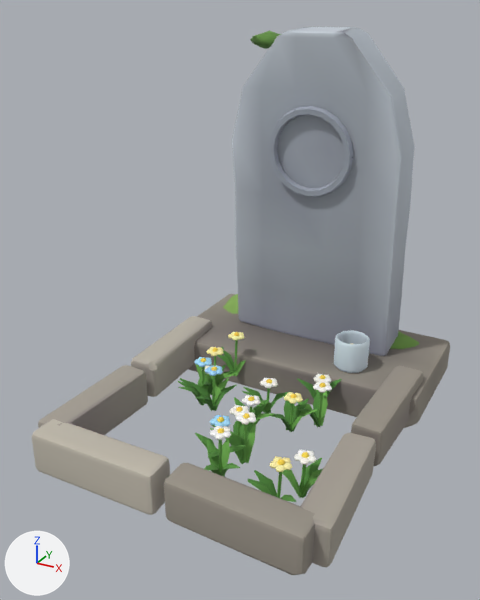
A saved change to the glTF model public/models/pr_grave.glb.
The view is the same before and after, from a 50 mm lens placed at (1.27, -3.15, 1.81), pointed at (-0.07, -0.72, 0.59). Arrows for +X, +Y and +Z are at lower left; the lights stay in place. The first picture is the older version. Vertices at exactly the same position are counted once.

The first picture shows 'PR_grave__body'.
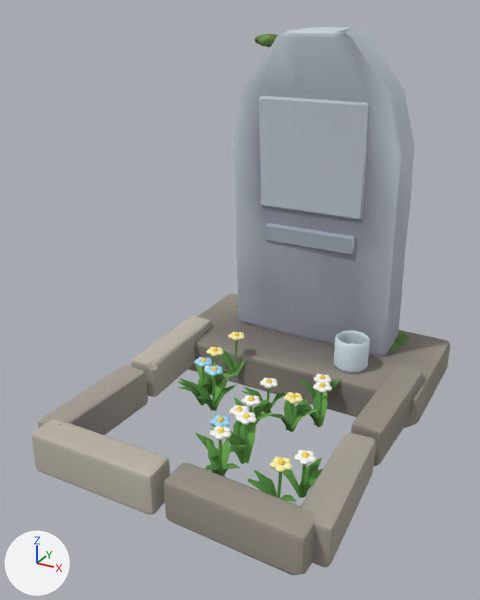
Pixel boxes (x1, y1, x2, y2) of what changed, in the pictures (480 x 600 px; the box of a moved part takes in the faces that stretch with it):
part 1 of me_pr_grave__body, moved or reshaped: before (223, 294, 238, 314); after (258, 34, 278, 47)
part 2 of me_pr_grave__body, moved or reshaped (mostly hidden afterwards): before (390, 331, 419, 349); after (254, 34, 265, 44)
part 3 of me_pr_grave__body, moved or reshaped: before (250, 30, 281, 49); after (259, 35, 274, 46)
part 4 of me_pr_grave__body, rebuilt (31% wider, 37% taller): before (269, 106, 353, 196); after (259, 96, 369, 220)
part 5 of me_pr_grave__body, added: after (389, 333, 409, 351)
part 6 of me_pr_grave__body, added: after (265, 223, 356, 255)
part 7 of me_pr_grave__body, edited (looks the same): (32, 27, 450, 574) in both

Patch to the scene script:
```diff
--- a/public/models/pr_grave.glb.py
+++ b/public/models/pr_grave.glb.py
@@ me_pr_grave__body @@
 # used by ob_pr_grave__body; location = (0.0, 0.0, 0.0)
-me_pr_grave__body.from_pydata(...)  # 3043 vertices, 5004 faces; spans x -0.71..0.71, y -1.53..0.4, z -0.08..1.72
+me_pr_grave__body.from_pydata(...)  # 3365 vertices, 5612 faces; spans x -0.71..0.71, y -1.53..0.35, z -0.08..1.72
+# me_pr_grave__body part 1: the loose piece of 42 vertices spanning x -0.7..-0.32, y -0.01..0.4, z 0.01..0.16 is multiplied about its middle by the matrix ((0.275, 0.087, 0.002), (-0.027, 0.263, 0.001), (0.0, 0.0, 0.396)), then moved by (0.21, -0.2, 1.58)
+# me_pr_grave__body part 2: the loose piece of 42 vertices spanning x 0.26..0.59, y 0.02..0.26, z 0.04..0.16 is multiplied about its middle by the matrix ((-0.132, -0.396, -0.019), (0.318, -0.214, -0.003), (0.001, 0.005, 0.438)), then moved by (-0.76, -0.11, 1.56)
+# me_pr_grave__body part 3: the loose piece of 42 vertices spanning x -0.41..-0.2, y -0.11..0.09, z 1.62..1.7 is turned -38.4 degrees about the z axis through its middle and scaled by 0.447, then moved by (0.01, -0.04, 0.0)
+# me_pr_grave__body part 4: the loose piece of 104 vertices spanning x -0.22..0.22, y -0.17..-0.11, z 0.94..1.38 is rebuilt with 24 vertices and now spans x -0.28..0.28, y -0.15..-0.09, z 0.85..1.41
+# me_pr_grave__body part 5: 168 vertices added at x 0.3..0.51, y -0.01..0.28, z 0.05..0.15
+# me_pr_grave__body part 6: 24 vertices added at x -0.25..0.25, y -0.12..-0.09, z 0.66..0.76
+# me_pr_grave__body part 7: 3079 kept faces spanning x -0.71..0.71, y -1.53..0.31, z -0.08..1.72 get new vertex colours
+# other edits to the shape of me_pr_grave__body do not show in these pictures
 me_pr_grave__body.materials.append(mat_pr_stone)
```
